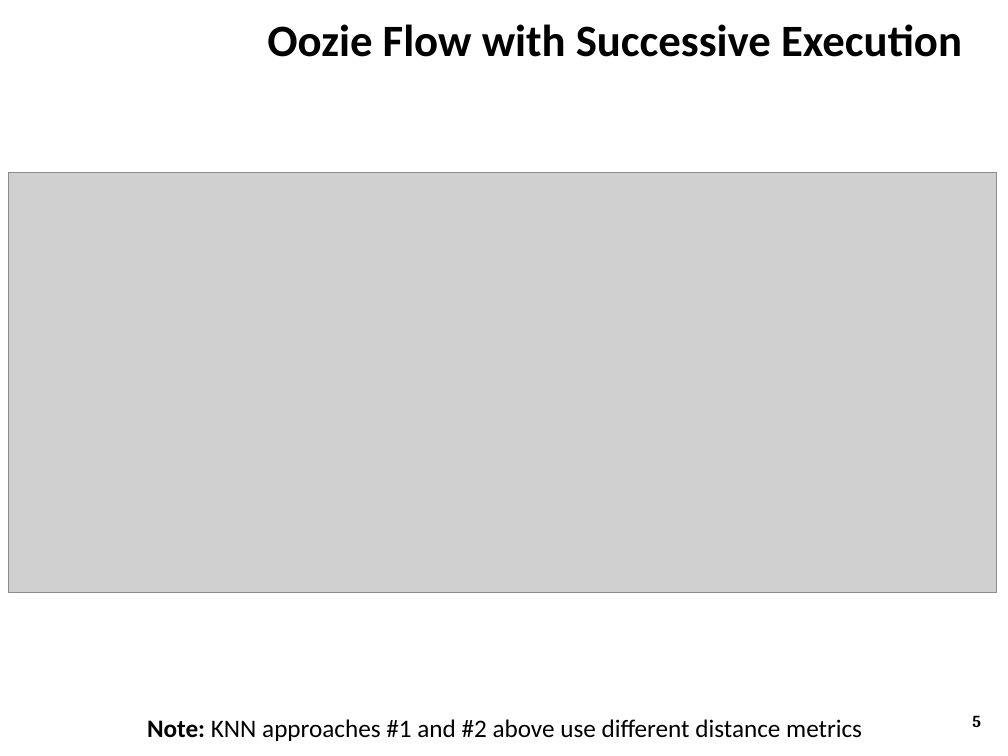
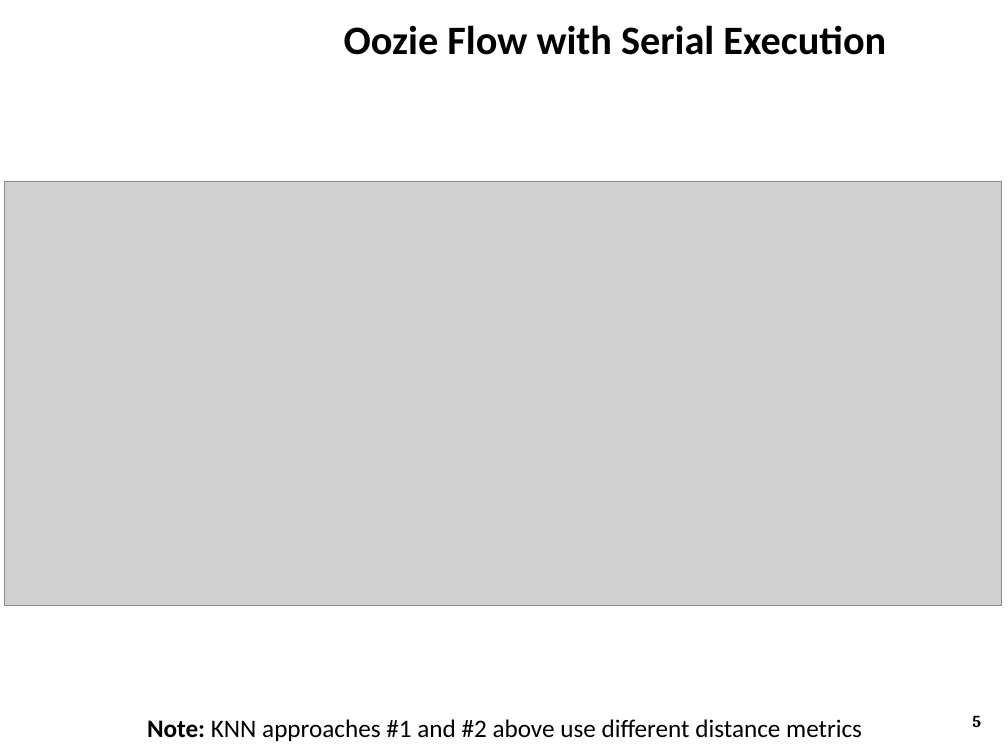
Before and after one commit to ZaydH/CS286_Project, a slide deck: slide 5 of Presentation/CS286 - Ensemble Classifier on AWS.pptx. Drawn at 1008x756 pixels with LibreOffice and Linux fonts; fonts in the diff are those of the drawing; grey boxes stand for pictures; background and template pictures are left out. Boxes give left, top, right and bottom in pixels: in the first picture for what was removed or moved away, otherwise in the second. Text is boxed around its words. In the diff, an @@ line names an element or a change of style, - is before the commit and + after.

Commit message:
Fixing the CS286 presentation graphics that was calling the NB steps in the oozie flow as "Ensemble."  Also changing successive execution to serial execution.

```diff
--- a/Presentation/CS286 - Ensemble Classifier on AWS.pptx
+++ b/Presentation/CS286 - Ensemble Classifier on AWS.pptx
@@ title at box(344, 25, 886, 55): text changed; size 32 to 28.8 pt @@
-Oozie Flow with Successive Execution
+Oozie Flow with Serial Execution
@@ picture: place and size @@
-picture at box(8, 172, 996, 593)
+picture at box(4, 181, 1002, 606)
```
Also in this commit, not shown: 4 other slides changed, 1 other file.
